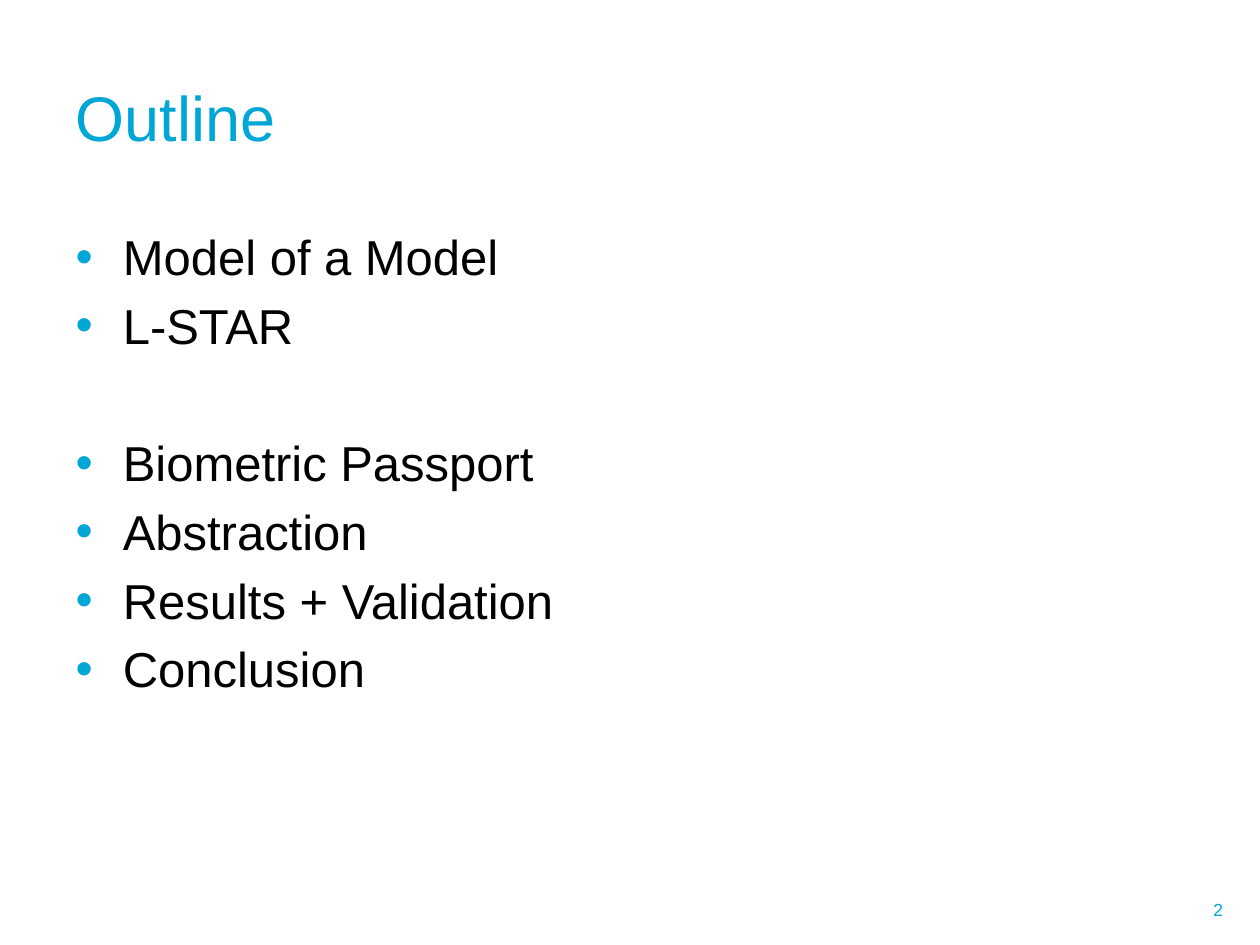
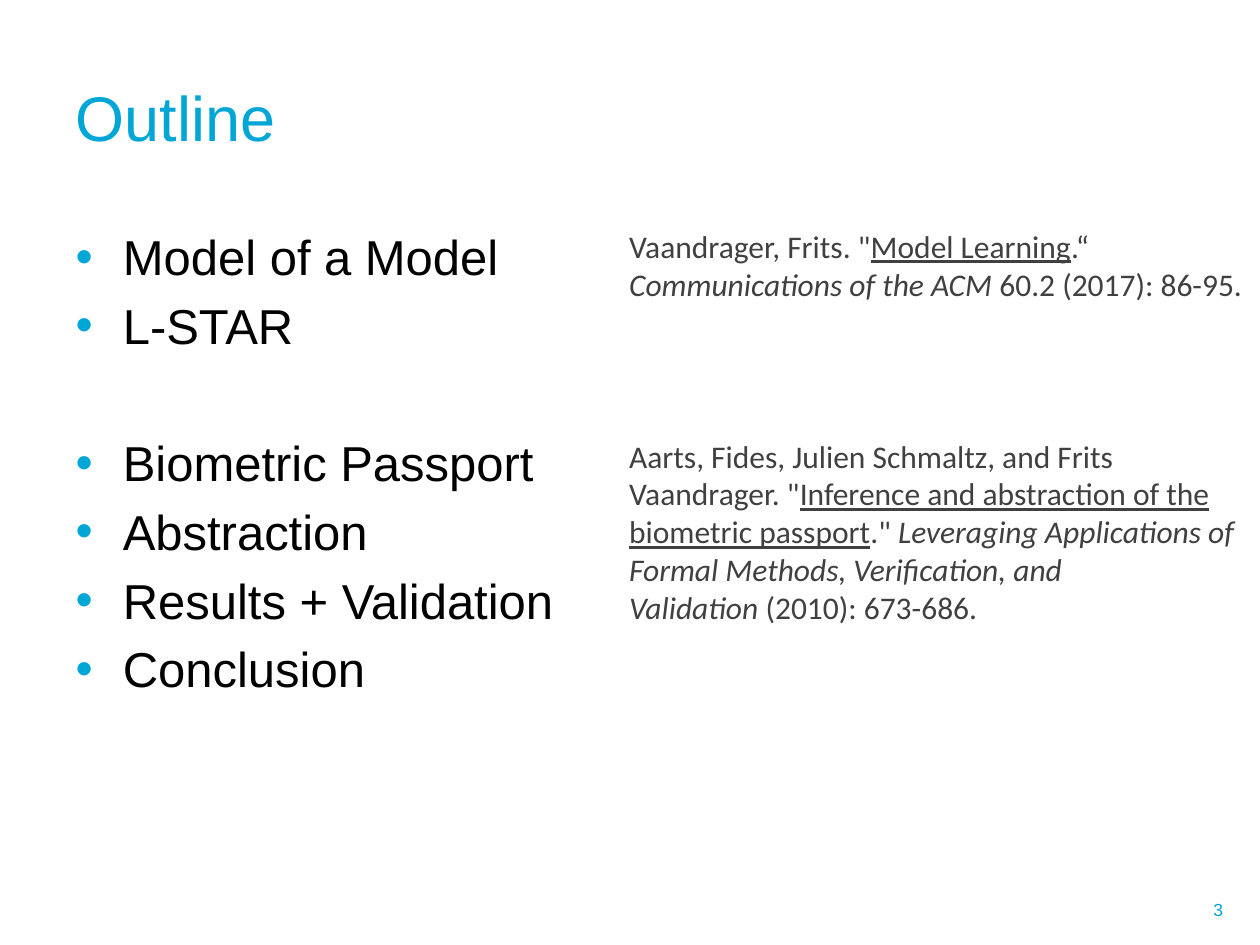
Before and after one commit to wesleyvanderlee/Thesis, a slide deck: slide 3 of Literature/Presentations/Paper presentatie 4 mei.pptx (slide 2 before the commit). Drawn at 1260x945 pixels with LibreOffice and Linux fonts; fonts in the diff are those of the drawing; background and template pictures are left out. Boxes give left, top, right and bottom in pixels: in the first picture for what was removed or moved away, otherwise in the second. Text is boxed around its words. In the diff, an @@ line names an element or a change of style, - is before the commit and + after.

```diff
--- a/Literature/Presentations/Paper presentatie 4 mei.pptx
+++ b/Literature/Presentations/Paper presentatie 4 mei.pptx
@@ text added at [629, 235, 1242, 300], 18 pt, text #404040 @@
+Vaandrager, Frits. "Model Learning.“
+Communications of the ACM 60.2 (2017): 86-95.
@@ text added at [629, 446, 1234, 623], 18 pt, text #404040 @@
+Aarts, Fides, Julien Schmaltz, and Frits Vaandrager. "Inference and abstraction of the biometric passport." Leveraging Applications of Formal Methods, Verification, and Validation (2010): 673-686.
@@ page number at [1213, 904, 1223, 916]: text changed @@
-2
+3
```
Also in this commit, not shown: 5 other slides changed, 1 slide added, 1 slide removed.
